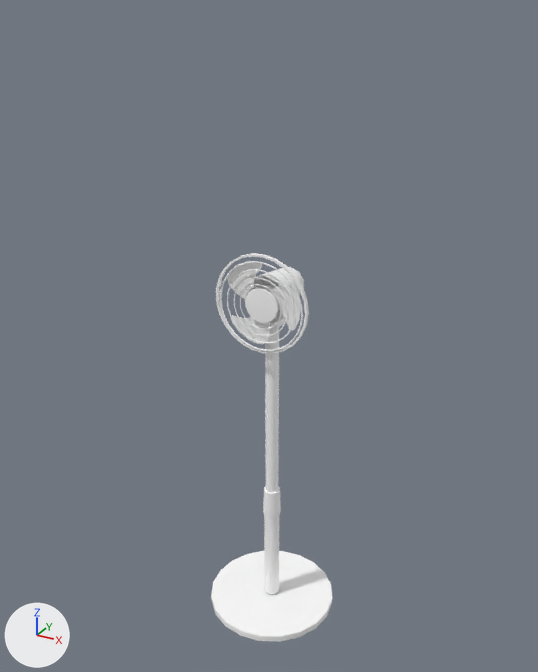
One commit to the FBX model Assets/Models/Fläkt.fbx: the scene before it, then after it.
Rendered twice from a 50 mm lens placed at (11.5, -21.1, 15.5), pointed at (-0.3, 0.2, 4.9). Arrows for +X, +Y and +Z are at lower left; the lights stay in place. Vertices at the same position are counted once.
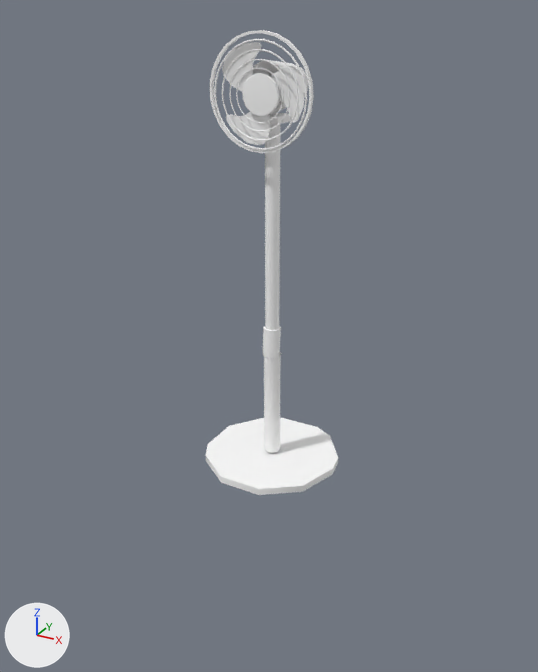
Where the change shows, as pixel boxes (x1, y1, x2, y2) in the pictures (538 x 672 px; the box of a moved part takes in the faces that stretch with it):
'pCylinder11', reshaped, moved, rescaled (9% wider, 19% taller): before (211, 253, 332, 642); after (206, 30, 338, 495)
part 1 of me_mesh, moved or reshaped: before (216, 253, 309, 353); after (210, 30, 314, 153)
part 2 of me_mesh, moved or reshaped: before (245, 288, 278, 323); after (243, 73, 279, 116)
part 3 of me_mesh, added: after (269, 113, 291, 125)
part 4 of me_mesh, moved or reshaped: before (270, 285, 301, 331); after (270, 66, 305, 123)
part 5 of me_mesh, moved or reshaped: before (227, 261, 262, 299); after (222, 42, 261, 92)
part 6 of me_mesh, moved or reshaped: before (230, 315, 270, 344); after (226, 112, 270, 145)
part 7 of me_mesh, moved or reshaped: before (220, 261, 303, 351); after (214, 39, 307, 150)
part 8 of me_mesh, moved or reshaped: before (227, 269, 295, 344); after (222, 49, 299, 141)
part 9 of me_mesh, moved or reshaped: before (234, 277, 288, 336); after (229, 59, 290, 132)
part 10 of me_mesh, moved or reshaped: before (240, 284, 281, 329); after (236, 68, 283, 123)
part 11 of me_mesh, added: after (263, 124, 282, 453)
part 12 of me_mesh, added: after (252, 59, 308, 115)
part 13 of me_mesh, added: after (206, 418, 338, 495)
part 14 of me_mesh, deleted: before (263, 327, 281, 594)
part 15 of me_mesh, deleted: before (244, 267, 304, 320)
part 16 of me_mesh, deleted: before (211, 551, 332, 642)
part 17 of me_mesh, deleted: before (269, 314, 286, 329)

Diff of the bpy script that builds the scene:
```diff
--- a/Assets/Models/Fläkt.fbx.py
+++ b/Assets/Models/Fläkt.fbx.py
@@ me_mesh @@
 # used by ob_pcylinder11; location = (0.0, 0.0, 0.76); rotation_euler = (1.571, 0.0, 0.0), in degrees (90, 0, 0); scale = (0.1, 0.1, 0.1)
-me_mesh.from_pydata(...)  # 1636 vertices, 1646 faces; spans x -25.0..25.0, y -74.6..74.6, z -25.0..25.0
+me_mesh.from_pydata(...)  # 1529 vertices, 1519 faces; spans x -243.9..243.9, y -746.4..746.4, z -237.8..237.8
+# me_mesh part 1: the loose piece of 100 vertices spanning x -17.4..17.5, y 39.7..74.6, z 7.4..8.7 is scaled about its middle by 10, then moved by (-5.5, 514.6, 72.2)
+# me_mesh part 2: the loose piece of 50 vertices spanning x -5.9..6.5, y 50.5..62.9, z 7.7..8.4 is scaled about its middle by 10, then moved by (-3.8, 510.3, 72.5)
+# me_mesh part 3: a new loose piece, a box spanning x -48.8..36.6, y 479.4..501.6, z -46.1..46.0, in mat_lambert2 (its picture is missing)
+# me_mesh part 4: the loose piece of 49 vertices spanning x 2.3..14.1, y 49.1..65.1, z 6.0..6.3 is scaled about its middle by 10, then moved by (67.8, 514.0, 55.3)
+# me_mesh part 5: the loose piece of 46 vertices spanning x -14.1..-0.5, y 57.1..71.4, z 6.0..6.3 is scaled about its middle by 10, then moved by (-71.9, 577.9, 55.3)
+# me_mesh part 6: the loose piece of 53 vertices spanning x -13.2..2.5, y 41.6..51.8, z 6.0..6.3 is scaled about its middle by 10, then moved by (-54.3, 419.9, 55.3)
+# me_mesh part 7: the loose piece of 270 vertices spanning x -15.7..16.1, y 40.7..72.3, z 8.5..9.1 is scaled about its middle by 10, then moved by (-4.3, 508.5, 78.9)
+# me_mesh part 8: the loose piece of 270 vertices spanning x -12.9..13.4, y 43.4..69.6, z 8.5..9.0 is scaled about its middle by 10, then moved by (-4.3, 508.5, 78.9)
+# me_mesh part 9: the loose piece of 270 vertices spanning x -10.2..10.6, y 46.2..66.8, z 8.6..9.0 is scaled about its middle by 10, then moved by (-4.3, 508.5, 78.9)
+# me_mesh part 10: the loose piece of 270 vertices spanning x -7.8..8.2, y 48.6..64.4, z 8.6..8.9 is scaled about its middle by 10, then moved by (-4.3, 508.5, 78.9)
+# me_mesh part 11: a new loose piece of 63 vertices spanning x -39.5..27.3, y -713.9..486.1, z -33.5..33.4, in mat_lambert2 (its picture is missing)
+# me_mesh part 12: a new loose piece of 54 vertices spanning x -88.2..71.9, y 501.8..665.9, z -147.6..56.3, in mat_lambert2 (its picture is missing)
+# me_mesh part 13: a new loose piece of 26 vertices spanning x -243.9..243.9, y -746.4..-721.4, z -237.8..237.8, in mat_lambert2 (its picture is missing)
+# me_mesh part 14: the loose piece of 142 vertices spanning x -3.5..3.5, y -71.4..48.6, z -3.5..3.5 is deleted
+# me_mesh part 15: the loose piece of 66 vertices spanning x -8.2..7.8, y 50.2..66.6, z -14.8..5.6 is deleted
+# me_mesh part 16: the loose piece of 42 vertices spanning x -25.0..25.0, y -74.6..-72.1, z -25.0..25.0 is deleted
+# me_mesh part 17: the loose piece of 8 vertices spanning x -4.3..4.3, y 47.9..50.2, z -4.6..4.6 is deleted
 me_mesh.materials.append(mat_lambert2)
@@ ob_pcylinder11 @@
 ob_pcylinder11 = bpy.data.objects.new('pCylinder11', me_mesh)
-ob_pcylinder11.location = (0.0, 0.0, 0.76)
+ob_pcylinder11.location = (0.06, 0.0, 7.52)
 ob_pcylinder11.rotation_euler = (1.571, 0.0, 0.0)  # degrees (90, 0, 0)
-ob_pcylinder11.scale = (0.1, 0.1, 0.1)
+ob_pcylinder11.scale = (0.01, 0.01, 0.01)
```
